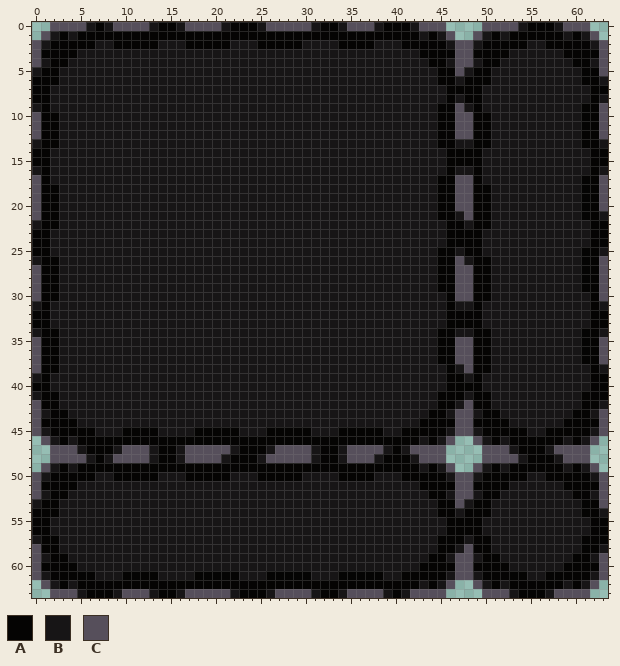
Pixel-art file -- Assets/Sprites/Grasslands/Grasslands_Hole.aseprite. This is how it looked before the edit.
64x64 pixels, 1 frame.
Palette (. is transparent): A #050403  B #171516  C #564f5b
Once edited:
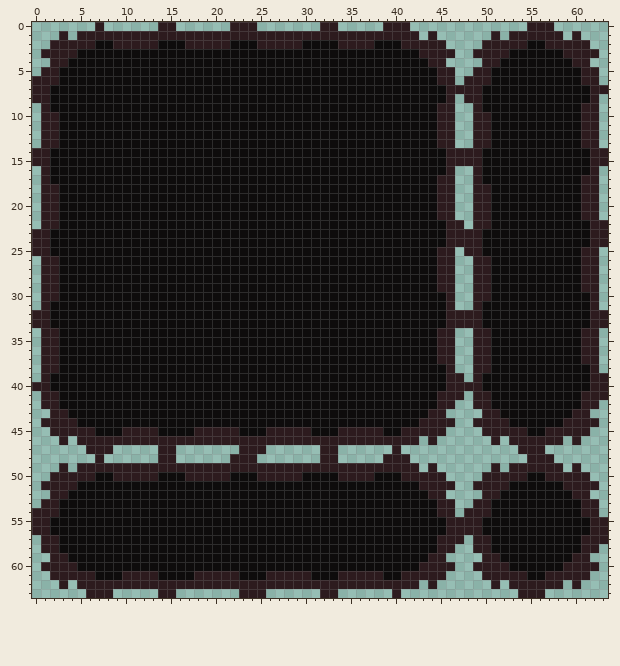
The edit:
colour A: #050403 -> #2d1b1e
colour B: #171516 -> #0e0c0c
Changed rows in their new state; - is a pixel that keeps its letter.
first column x 0:
 0 --.....-......--......---.......--.....---....----.....---....--
 1 -..-.--------------------------------------.-..--..-.------.-..-
 2 ..--------------------------------------------....------------..
 3 .----------------------------------------------..--------------.
 4 ..--------------------------------------------....------------..
 5 .----------------------------------------------..--------------.
 6 -----------------------------------------------.---------------.
 8 -----------------------------------------------.---------------.
 9 .----------------------------------------------..--------------.
10 .----------------------------------------------..--------------.
11 .----------------------------------------------..--------------.
12 .----------------------------------------------..--------------.
13 .----------------------------------------------..--------------.
16 .----------------------------------------------..--------------.
17 .----------------------------------------------..--------------.
18 .----------------------------------------------..--------------.
19 .----------------------------------------------..--------------.
20 .----------------------------------------------..--------------.
21 .----------------------------------------------..--------------.
22 .-----------------------------------------------.---------------
25 -----------------------------------------------.---------------.
26 .----------------------------------------------..--------------.
27 .----------------------------------------------..--------------.
28 .----------------------------------------------..--------------.
29 .----------------------------------------------..--------------.
30 .----------------------------------------------..--------------.
31 .----------------------------------------------..--------------.
34 .----------------------------------------------..--------------.
35 .----------------------------------------------..--------------.
36 .----------------------------------------------..--------------.
37 .----------------------------------------------..--------------.
38 .----------------------------------------------..--------------.
39 .-----------------------------------------------.---------------
41 .-----------------------------------------------.---------------
42 .----------------------------------------------..--------------.
43 ..--------------------------------------------....------------..
44 .----------------------------------------------..--------------.
45 ..--------------------------------------------....------------..
46 -..-.--------------------------------------.-..--..-.------.-..-
47 --....---.....--.......---......--......-.....----....---.....--
48 --.....-......--......---.......--.....---....----.....---....--
49 -..-.--------------------------------------.-..--..-.------.-..-
50 ..--------------------------------------------....------------..
51 .----------------------------------------------..--------------.
52 ..--------------------------------------------....------------..
53 .----------------------------------------------..--------------.
54 -----------------------------------------------.---------------.
57 .-----------------------------------------------.---------------
58 .----------------------------------------------..--------------.
59 ..--------------------------------------------....------------..
60 .----------------------------------------------..--------------.
61 ..--------------------------------------------....------------..
62 -..-.--------------------------------------.-..--..-.------.-..-
63 --....---.....--.......---......--......-.....----....---.....--
Boxes around the changes in both pictures, in picture pixels (x1, y1, x2, y2):
changed: (32, 22, 608, 598)
